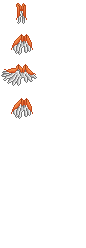
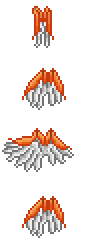
Before/after of a 86×248 layered artwork. What changed in the layer stack:
painted on "Light #1" over box(17, 4, 54, 204)
painted on "Light" over box(4, 3, 72, 228)
painted on "Guards" over box(4, 3, 72, 228)
painted on "Wings" over box(1, 4, 74, 238)
